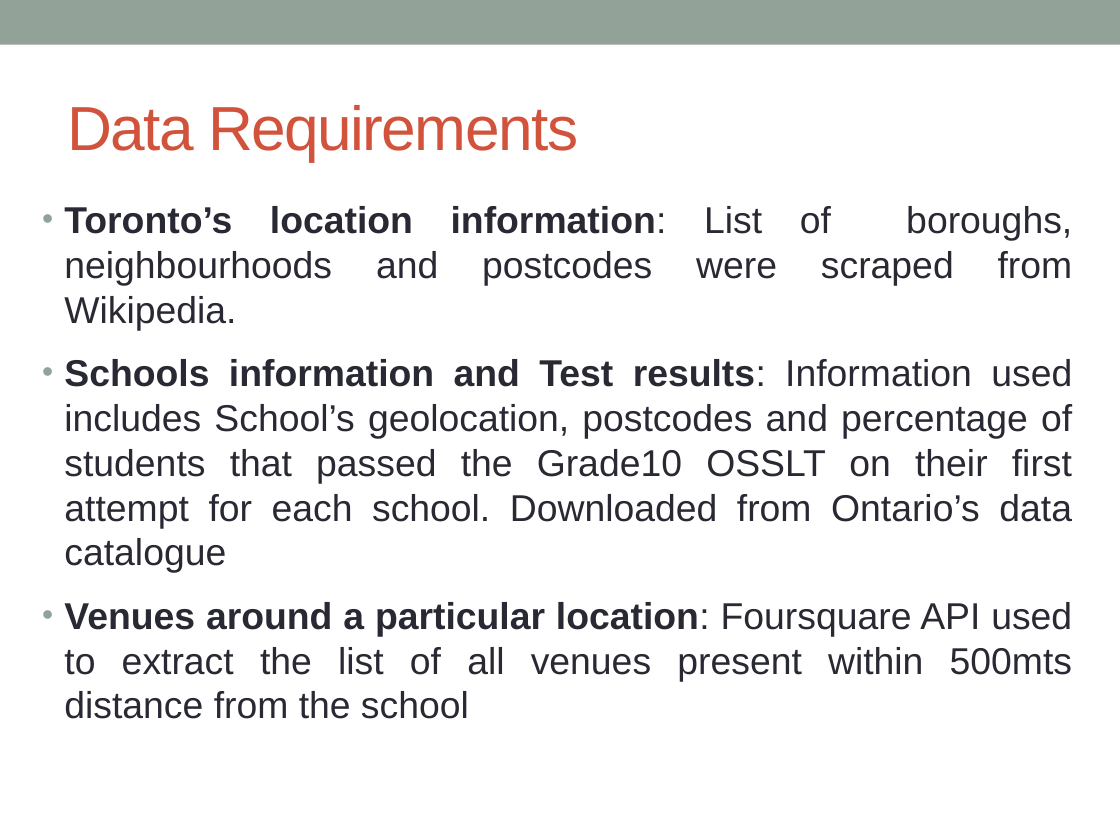
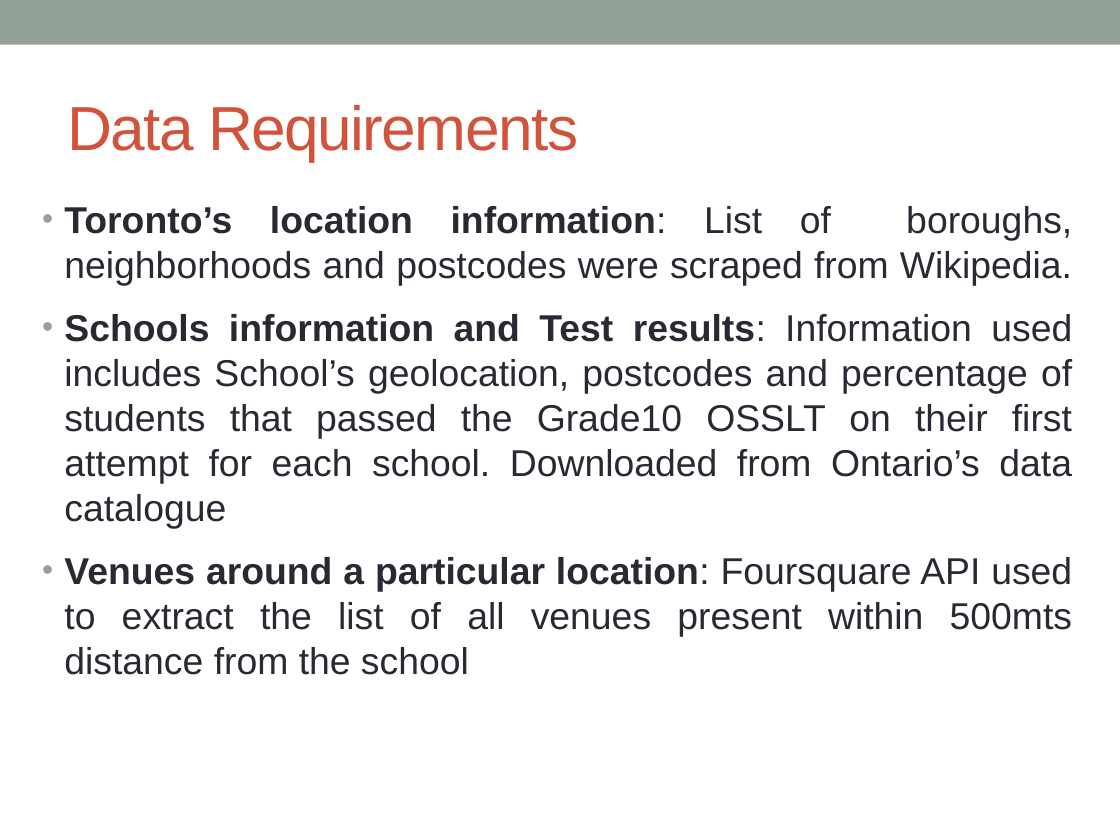
Before and after one commit to subinaugustine/Coursera_Capstone, a slide deck: slide 4 of Capstone_Project_Presentation.pptx. Drawn at 1120x840 pixels with LibreOffice and Linux fonts; fonts in the diff are those of the drawing. Boxes give left, top, right and bottom in pixels: in the first picture for what was removed or moved away, otherwise in the second. Text is boxed around its words. In the diff, an @@ line names an element or a change of style, - is before the commit and + after.

Commit message:
Analysis of Schools' Neighborhood

```diff
--- a/Capstone_Project_Presentation.pptx
+++ b/Capstone_Project_Presentation.pptx
@@ text at box(64, 206, 1072, 286): text changed @@
-• Toronto’s location information: List of boroughs, neighbourhoods and postcodes were scraped from Wikipedia.
+• Toronto’s location information: List of boroughs, neighborhoods and postcodes were scraped from Wikipedia.
```
